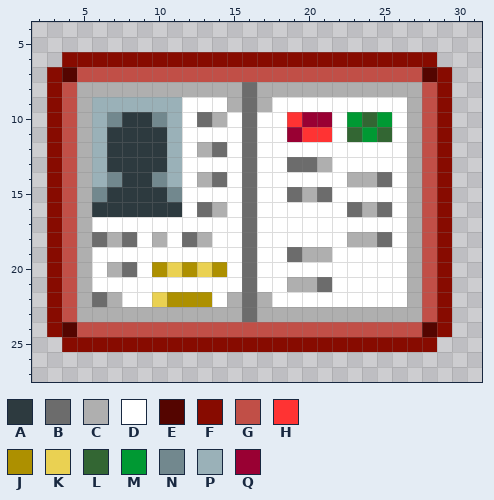
Pixel-art sprite -- Resources/Textures/_EE/Contractors/Passport.rsi/passport_goldendeep_open.png. Above, as it was before the edit.
The file is 32x32 pixels. Colours within 5 levels of each other are drawn and written as one. Shown: x 2..31, y 4..27.
Palette (. is transparent): A #2d3a3f  B #6c6c6c  C #afafaf  D #ffffff  E #540500  F #870b00  G #c14f47  H #ff3333  J #ad9000  K #ead152  L #336633  M #009933  N #72888e  P #9ab1b8  Q #990033
Once edited:
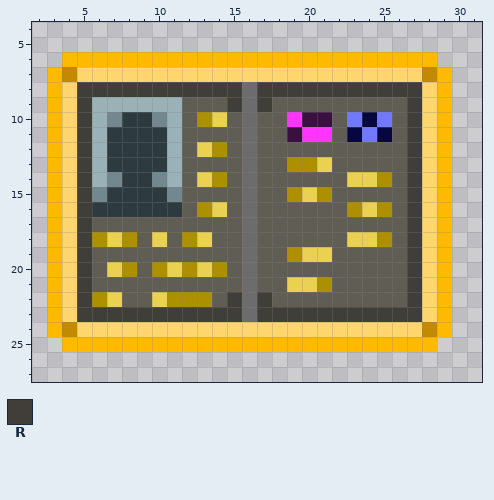
Colours new in this view: R #3f3e38
Changes in this commit:
Colour D changes from #ffffff to #605e54.
Colour E changes from #540500 to #c18a00.
Colour F changes from #870b00 to #ffba00.
Colour G changes from #c14f47 to #ffd56d.
Colour H changes from #ff3333 to #ff35ff.
Colour L changes from #336633 to #07073f.
Colour M changes from #009933 to #7079ff.
Colour Q changes from #990033 to #3a103f.
Colour B becomes colour J in row 10 at x 13; in row 12 at x 14; in row 13 at x 19 to 20; in row 14 at x 14 and 25; in row 15 at x 19 and 21; in row 16 at x 13, 23 and 25.
Colour B becomes colour J in row 18 at x 6, 8, 12 and 25; in row 19 at x 19; in row 20 at x 8; in row 21 at x 21; in row 22 at x 6.
Colour C becomes colour K in row 10 at x 14; in row 12 at x 13; in row 13 at x 21; in row 14 at x 13 and 23 to 24; in row 15 at x 20; in row 16 at x 14 and 24.
Colour C becomes colour K in row 18 at x 7, 10, 13 and 23 to 24; in row 19 at x 20 to 21; in row 20 at x 7; in row 21 at x 19 to 20; in row 22 at x 7.
Colour C becomes colour R in row 8 at x 5 to 15 and 17 to 27; in row 9 at x 5, 15, 17 and 27; in rows 10 to 21 at x 5 and 27; in row 22 at x 5, 15, 17 and 27; in row 23 at x 5 to 15 and 17 to 27.
Where, in picture pixels (left, top, right, bottom), the same in both pictures:
changed: (47, 52, 452, 352)
